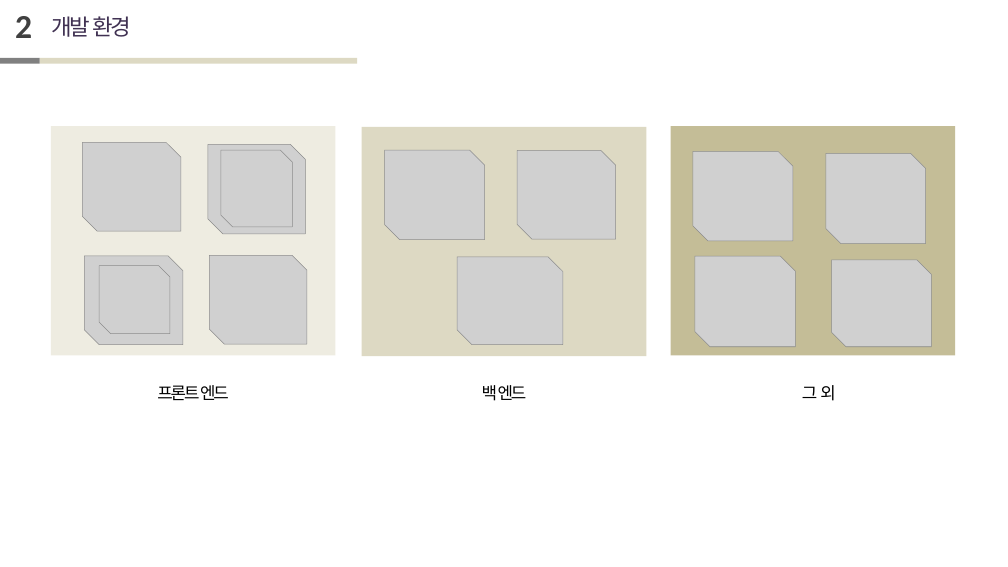
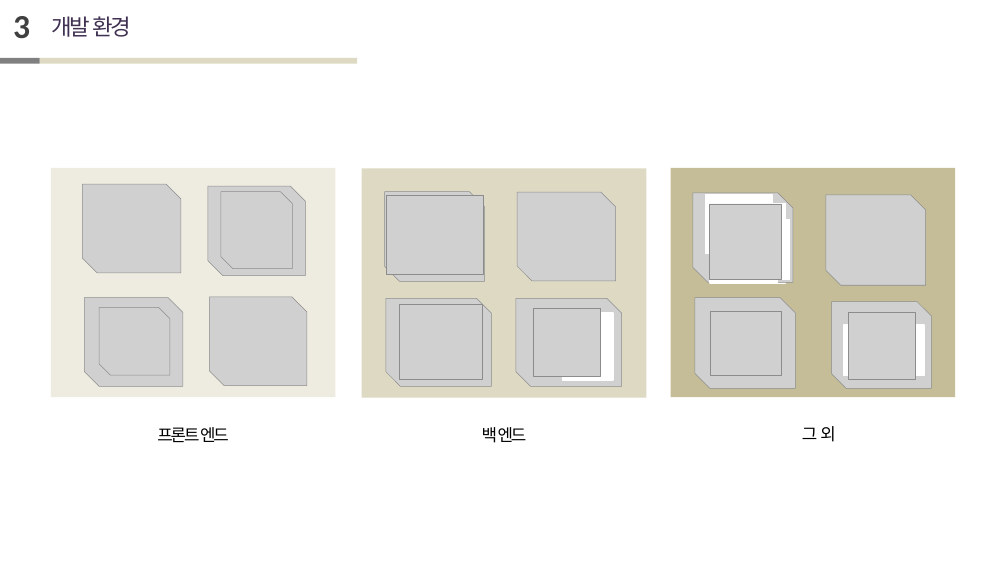
Before and after one commit to jieun000/FIDING-SeoulTourismAPIWeb, a slide deck: slide 7 of jieun/project3/PPT/3번째 프로젝트.pptx (slide 5 before the commit). Drawn at 1008x567 pixels with LibreOffice and Linux fonts; fonts in the diff are those of the drawing; grey boxes stand for pictures. Boxes give left, top, right and bottom in pixels: in the first picture for what was removed or moved away, otherwise in the second. Text is boxed around its words. In the diff, an @@ line names an element or a change of style, - is before the commit and + after.

```diff
--- a/jieun/project3/PPT/3번째 프로젝트.pptx
+++ b/jieun/project3/PPT/3번째 프로젝트.pptx
@@ text at (13,16,30,39): text changed @@
-2
+3
@@ picture added at (387,195,483,275) @@
@@ group added at (706,195,789,283): 4 rectangles, 1 picture @@
@@ rectangle added at (702,216,769,275), fill #FFFFFF, outline #FFFFFF 2 pt @@
@@ rectangle added at (710,220,777,279), fill #FFFFFF, outline #FFFFFF 2 pt @@
@@ rectangle added at (718,224,785,283), fill #FFFFFF, outline #FFFFFF 2 pt @@
@@ picture removed at (457,257,563,345) @@
@@ picture added at (386,298,491,386) @@
@@ picture added at (516,298,622,386) @@
@@ 12 pictures, 3 texts, 3 rectangles: place and size @@
-12 pictures, 3 texts, 3 rectangles at (51,126,956,401)
+12 pictures, 3 texts, 3 rectangles at (51,168,956,443)
@@ picture added at (399,304,482,379) @@
@@ rectangle added at (525,304,576,371), fill #FFFFFF, outline #FFFFFF 2 pt @@
@@ picture added at (533,308,600,375) @@
@@ rectangle added at (563,313,613,380), fill #FFFFFF, outline #FFFFFF 2 pt @@
@@ picture added at (710,311,781,375) @@
@@ rectangle added at (844,325,924,375), fill #FFFFFF, outline #FFFFFF 2 pt @@
@@ picture added at (848,312,916,380) @@
```
Also in this commit, not shown: 6 other slides changed, 9 slides added, 15 other files.
